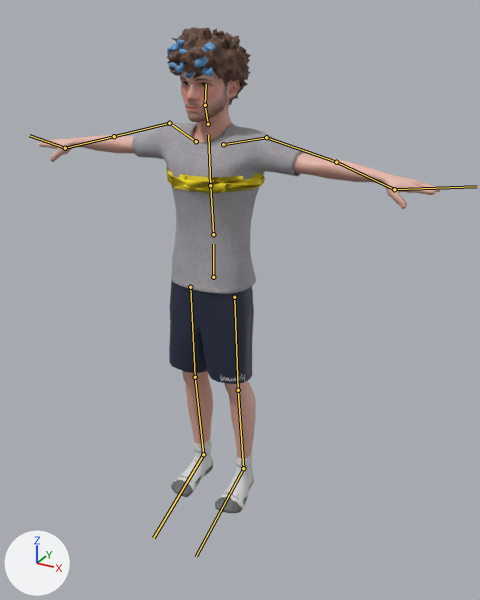
Renders of the FBX model Assets/GameJam/Characters/Jmancurly/Jmancurly_Game.fbx from each side of a commit.
One viewpoint serves both versions: a 50 mm camera at (1.193, -1.935, 1.885) aimed at (0.115, 0.025, 0.905). Every picture has the same lights, and +X, +Y and +Z are marked at lower left. The older version comes first. The bones that bend it are drawn over the model as lines.

In view in the first picture: 'Jman'.
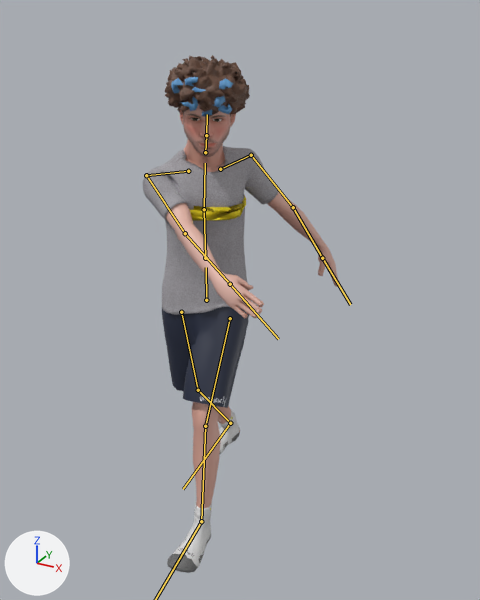
The newer file adds an action. The first version stands in its rest pose; the second is drawn at frame 13 of the action 'Armature|Armature|Armature|Slap'.

The change in detail:
Bone 'Hips' (bone_hips) moves from (0.0, 0.0, 0.0) to (0.0, -0.074, 0.054).
Bone 'Hips' (bone_hips) turns from (0, 0, 0) to (0, 12, 0) degrees about its own x, y and z.
Bone 'Spine' (bone_spine) turns from (0, 0, 0) to (0, 14, -1) degrees about its own x, y and z.
Bone 'Chest' (bone_chest) turns from (0, 0, 0) to (10, 16, -1) degrees about its own x, y and z.
Bone 'Head' (bone_head) turns from (0, 0, 0) to (0, -14, -2) degrees about its own x, y and z.
Bone 'Shoulder.L' (bone_shoulder_l) turns from (0, 0, 0) to (-6, 14, -5) degrees about its own x, y and z.
Bone 'UpperArm.L' (bone_upperarm_l) turns from (0, 0, 0) to (18, 0, -28) degrees about its own x, y and z.
Bone 'LowerArm.L' (bone_lowerarm_l) turns from (0, 0, 0) to (-10, -1, -7) degrees about its own x, y and z.
Bone 'Hand.L' (bone_hand_l) turns from (0, 0, 0) to (28, 5, -19) degrees about its own x, y and z.
Bone 'Shoulder.R' (bone_shoulder_r) turns from (0, 0, 0) to (15, 23, 30) degrees about its own x, y and z.
Bone 'UpperArm.R' (bone_upperarm_r) turns from (0, 0, 0) to (46, -34, 36) degrees about its own x, y and z.
Bone 'LowerArm.R' (bone_lowerarm_r) turns from (0, 0, 0) to (-4, 0, 6) degrees about its own x, y and z.
Bone 'Hand.R' (bone_hand_r) turns from (0, 0, 0) to (19, -3, 21) degrees about its own x, y and z.
Bone 'UpperLeg.L' (bone_upperleg_l) turns from (0, 0, 0) to (30, 2, -6) degrees about its own x, y and z.
Bone 'LowerLeg.L' (bone_lowerleg_l) turns from (0, 0, 0) to (-17, 1, 5) degrees about its own x, y and z.
Bone 'Foot.L' (bone_foot_l) turns from (0, 0, 0) to (-9, -1, -11) degrees about its own x, y and z.
Bone 'UpperLeg.R' (bone_upperleg_r) turns from (0, 0, 0) to (-11, 0, 4) degrees about its own x, y and z.
Bone 'LowerLeg.R' (bone_lowerleg_r) turns from (0, 0, 0) to (-21, 1, 5) degrees about its own x, y and z.
Bone 'Foot.R' (bone_foot_r) turns from (0, 0, 0) to (43, 4, -10) degrees about its own x, y and z.

Location of each change, (x1, y1, x2, y2) in pixels of the pictures (480 x 600 px):
'Jman', posed (51% narrower, 7% taller)
    before: (39, 27, 441, 513)
    after: (143, 55, 340, 573)
bone 'Hips', root to tip
    before: (213, 277) to (213, 244)
    after: (206, 300) to (206, 267)
bone 'Spine', root to tip
    before: (213, 234) to (210, 185)
    after: (205, 258) to (204, 209)
bone 'Chest', root to tip
    before: (210, 185) to (208, 135)
    after: (204, 209) to (205, 163)
bone 'Head', root to tip
    before: (205, 105) to (206, 84)
    after: (206, 135) to (207, 114)
bone 'Shoulder.L', root to tip
    before: (223, 144) to (266, 137)
    after: (220, 169) to (251, 155)
bone 'UpperArm.L', root to tip
    before: (266, 137) to (336, 162)
    after: (251, 155) to (293, 207)
bone 'LowerArm.L', root to tip
    before: (336, 162) to (394, 189)
    after: (293, 207) to (322, 258)
bone 'Hand.L', root to tip
    before: (394, 189) to (477, 186)
    after: (322, 258) to (350, 304)
bone 'Shoulder.R', root to tip
    before: (196, 141) to (169, 123)
    after: (188, 171) to (146, 175)
bone 'UpperArm.R', root to tip
    before: (169, 123) to (114, 136)
    after: (146, 175) to (185, 233)
bone 'LowerArm.R', root to tip
    before: (114, 136) to (65, 148)
    after: (185, 233) to (230, 284)
bone 'Hand.R', root to tip
    before: (65, 148) to (29, 135)
    after: (230, 284) to (278, 339)
bone 'UpperLeg.L', root to tip
    before: (234, 297) to (238, 390)
    after: (230, 318) to (205, 426)
bone 'LowerLeg.L', root to tip
    before: (238, 390) to (243, 468)
    after: (205, 426) to (201, 521)
bone 'UpperLeg.R', root to tip
    before: (190, 287) to (195, 377)
    after: (181, 312) to (198, 390)
bone 'LowerLeg.R', root to tip
    before: (195, 377) to (203, 454)
    after: (198, 390) to (230, 423)
bone 'Foot.R', root to tip
    before: (203, 454) to (153, 538)
    after: (230, 423) to (183, 489)
